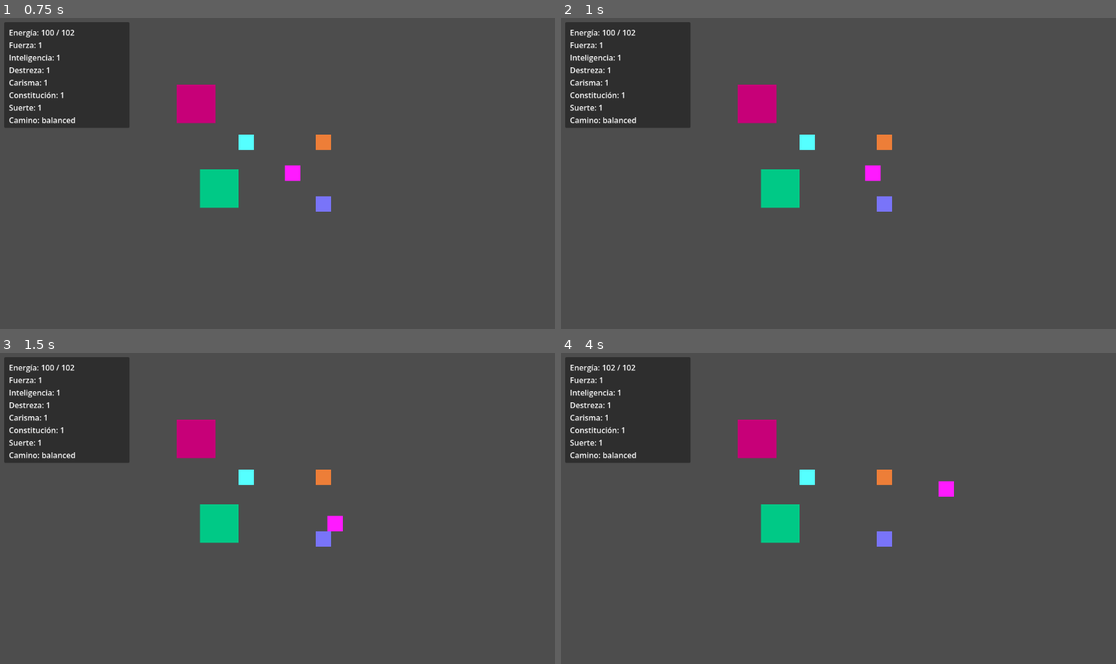
Above: before the commit, frames 1-4 (two rows, left to right).
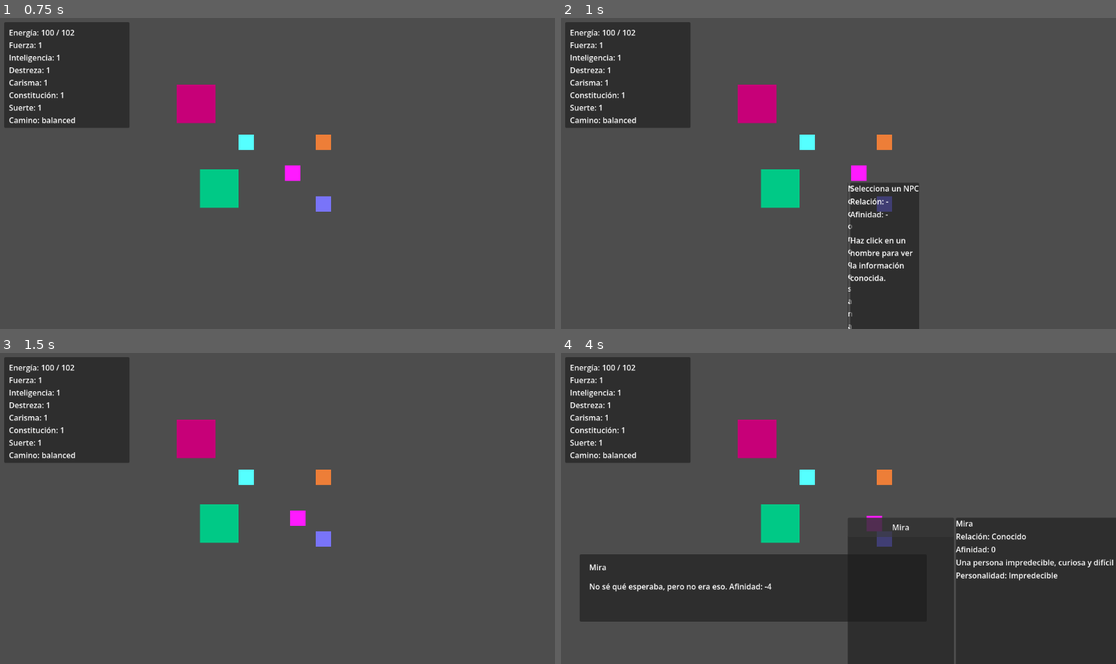
Above: after the commit, the same moments.

Repository: JoshSnowMex/another-life-project
Game: Godot game, scene res://scenes/world/world.tscn
Same seed, same stepped clock (60 frames per second), same inputs: the game is played once before the commit and once after it.
Inputs (mouse positions are in pixels of both pictures, inside the frame that each line leads up to):
- Up to frame 1 (0.75 s): tap Enter at 0.5 s; hold D (move_right) from 0.53 s (still down); tap F (interact) at 0.6 s
- Up to frame 2 (1 s): keep holding D (move_right); tap R (social_notebook, bound only after the commit) at 0.8 s
- Up to frame 3 (1.5 s): release D (move_right) at 1.28 s; hold S (move_down) from 1.28 s (still down); tap R (social_notebook, bound only after the commit) at 1.35 s
- Up to frame 4 (4 s): tap F (interact) at 1.55, 2.1, 3.8 s; tap Space at 2 s; release S (move_down) at 2.03 s; hold D (move_right) 2.03-2.75 s; tap R (social_notebook, bound only after the commit) at 2.3 s; click (899, 527) at 2.75 s, where only the run after the commit has a clickable "Mira"; tap Enter at 3.5 s; hold W (move_up) from 3.53 s (still down); tap T (next_day) at 3.6 s

Frame 1 is identical in both runs. In frame 2, 5.9% of the frame differs, in the area x 51-65%, y 47-100%; in frame 3, 0.3%; in frame 4, 32%, in the area x 3-100%, y 3-100%.

Commit message:
Polish social notebook UI and individual gift knowledge

Diff:
--- /dev/null
+++ b/data/npc_knowledge.json
@@ -0,0 +1,96 @@
+{
+	"lyria": {
+		"profile": {
+			"display_name": "Lyria",
+			"short_description": "Una persona amable que suele responder con calidez."
+		},
+		"facts": {
+			"personality": {
+				"label": "Personalidad",
+				"value": "Amable",
+				"unlock_flag": "met_lyria"
+			},
+			"loved_gift_joya": {
+				"label": "Regalo favorito descubierto",
+				"value": "Joya",
+				"unlock_flag": "lyria_knows_loved_gift_joya"
+			},
+			"liked_gift_flor": {
+				"label": "Regalo que le gusta",
+				"value": "Flor",
+				"unlock_flag": "lyria_knows_liked_gift_flor"
+			},
+			"liked_gift_libro": {
+				"label": "Regalo que le gusta",
+				"value": "Libro",
+				"unlock_flag": "lyria_knows_liked_gift_libro"
+			},
+			"disliked_gift_extrano": {
+				"label": "Regalo que no le gusta",
+				"value": "Extraño",
+				"unlock_flag": "lyria_knows_disliked_gift_extrano"
+			}
+		}
+	},
+	"doran": {
+		"profile": {
+			"display_name": "Doran",
+			"short_description": "Una persona brusca, difícil de agradar, pero no imposible."
+		},
+		"facts": {
+			"personality": {
+				"label": "Personalidad",
+				"value": "Gruñón",
+				"unlock_flag": "met_doran"
+			},
+			"loved_gift_comida": {
+				"label": "Regalo favorito descubierto",
+				"value": "Comida",
+				"unlock_flag": "doran_knows_loved_gift_comida"
+			},
+			"liked_gift_artesania": {
+				"label": "Regalo que le gusta",
+				"value": "Artesanía",
+				"unlock_flag": "doran_knows_liked_gift_artesania"
+			},
+			"disliked_gift_libro": {
+				"label": "Regalo que no le gusta",
+				"value": "Libro",
+				"unlock_flag": "doran_knows_disliked_gift_libro"
+			}
+		}
+	},
+	"mira": {
+		"profile": {
+			"display_name": "Mira",
+			"short_description": "Una persona impredecible, curiosa y difícil de leer."
+		},
+		"facts": {
+			"personality": {
+				"label": "Personalidad",
+				"value": "Impredecible",
+				"unlock_flag": "met_mira"
+			},
+			"loved_gift_libro": {
+				"label": "Regalo favorito descubierto",
+				"value": "Libro",
+				"unlock_flag": "mira_knows_loved_gift_libro"
+			},
+			"liked_gift_extrano": {
+				"label": "Regalo que le gusta",
+				"value": "Extraño",
+				"unlock_flag": "mira_knows_liked_gift_extrano"
+			},
+			"liked_gift_flor": {
+				"label": "Regalo que le gusta",
+				"value": "Flor",
+				"unlock_flag": "mira_knows_liked_gift_flor"
+			},
+			"disliked_gift_comida": {
+				"label": "Regalo que no le gusta",
+				"value": "Comida",
+				"unlock_flag": "mira_knows_disliked_gift_comida"
+			}
+		}
+	}
+}
--- /dev/null
+++ b/data/relationship_stages.json
@@ -0,0 +1,37 @@
+{
+	"stranger": {
+		"display_name": "Desconocido",
+		"min_affinity": -100,
+		"description": "Apenas se conocen."
+	},
+	"acquaintance": {
+		"display_name": "Conocido",
+		"min_affinity": 0,
+		"description": "Ya se han visto algunas veces."
+	},
+	"friendly": {
+		"display_name": "Amistad inicial",
+		"min_affinity": 20,
+		"description": "Empieza a haber confianza."
+	},
+	"friend": {
+		"display_name": "Amistad",
+		"min_affinity": 40,
+		"description": "Hay una relación estable y positiva."
+	},
+	"close_friend": {
+		"display_name": "Amistad cercana",
+		"min_affinity": 60,
+		"description": "Existe una conexión importante."
+	},
+	"romantic_interest": {
+		"display_name": "Interés romántico",
+		"min_affinity": 80,
+		"description": "La relación podría avanzar hacia romance."
+	},
+	"partner": {
+		"display_name": "Pareja",
+		"min_affinity": 100,
+		"description": "Existe una relación romántica formal."
+	}
+}
--- a/project.godot
+++ b/project.godot
@@ -24,6 +24,8 @@
 TimeSystem="*uid://b4fb7gbyyhhll"
 EventSystem="*uid://by447u8gvawe2"
 RelationshipEventSystem="*uid://uxi0vor78l4y"
+RelationshipStageSystem="*uid://bv60ao60vvkgf"
+NpcKnowledgeSystem="*uid://5jj7gu70u8br"
 SaveSystem="*uid://ddurkrmeifomn"
 
 [global_group]
@@ -77,6 +79,11 @@
 "events": [Object(InputEventKey,"resource_local_to_scene":false,"resource_name":"","device":0,"window_id":0,"alt_presse …(194 unchanged characters)…
 ]
 }
+social_notebook={
+"deadzone": 0.2,
+"events": [Object(InputEventKey,"resource_local_to_scene":false,"resource_name":"","device":0,"window_id":0,"alt_pressed":false,"shift_pressed":false,"ctrl_pressed":false,"meta_pressed":false,"pressed":false,"keycode":0,"physical_keycode":82,"key_label":0,"unicode":0,"location":0,"echo":false,"script":null)
+]
+}
 
 [physics]
 
--- /dev/null
+++ b/scenes/ui/social_notebook.tscn
@@ -0,0 +1,60 @@
+[gd_scene format=3 uid="uid://dnsphj7cbwd8h"]
+
+[ext_resource type="Script" uid="uid://bo7ljbfl63wf0" path="res://scripts/social_notebook.gd" id="1_wqk3f"]
+
+[node name="SocialNotebook" type="CanvasLayer" unique_id=153127385]
+visible = false
+script = ExtResource("1_wqk3f")
+
+[node name="Panel" type="Panel" parent="." unique_id=489504919]
+anchors_preset = 8
+anchor_left = 0.5
+anchor_top = 0.5
+anchor_right = 0.5
+anchor_bottom = 0.5
+grow_horizontal = 2
+grow_vertical = 2
+
+[node name="MarginContainer" type="MarginContainer" parent="Panel" unique_id=69377765]
+layout_mode = 0
+offset_right = 40.0
+offset_bottom = 40.0
+theme_override_constants/margin_left = 20
+theme_override_constants/margin_top = 20
+theme_override_constants/margin_right = 20
+theme_override_constants/margin_bottom = 20
+
+[node name="HBoxContainer" type="HBoxContainer" parent="Panel/MarginContainer" unique_id=1437205003]
+layout_mode = 2
+
+[node name="NpcListPanel" type="PanelContainer" parent="Panel/MarginContainer/HBoxContainer" unique_id=1753880060]
+custom_minimum_size = Vector2(0, 260)
+layout_mode = 2
+
+[node name="NpcList" type="VBoxContainer" parent="Panel/MarginContainer/HBoxContainer/NpcListPanel" unique_id=798934394]
+layout_mode = 2
+
+[node name="DetailPanel" type="PanelContainer" parent="Panel/MarginContainer/HBoxContainer" unique_id=898831558]
+custom_minimum_size = Vector2(0, 400)
+layout_mode = 2
+
+[node name="DetailMargin" type="MarginContainer" parent="Panel/MarginContainer/HBoxContainer/DetailPanel" unique_id=1315078334]
+layout_mode = 2
+
+[node name="DetailContent" type="VBoxContainer" parent="Panel/MarginContainer/HBoxContainer/DetailPanel/DetailMargin" unique_id=1093533141]
+layout_mode = 2
+
+[node name="NameLabel" type="Label" parent="Panel/MarginContainer/HBoxContainer/DetailPanel/DetailMargin/DetailContent" unique_id=701595313]
+layout_mode = 2
+
+[node name="StageLabel" type="Label" parent="Panel/MarginContainer/HBoxContainer/DetailPanel/DetailMargin/DetailContent" unique_id=2091628880]
+layout_mode = 2
+
+[node name="AffinityLabel" type="Label" parent="Panel/MarginContainer/HBoxContainer/DetailPanel/DetailMargin/DetailContent" unique_id=2122032609]
+layout_mode = 2
+
+[node name="DescriptionLabel" type="Label" parent="Panel/MarginContainer/HBoxContainer/DetailPanel/DetailMargin/DetailContent" unique_id=1107632518]
+layout_mode = 2
+
+[node name="KnownFacts" type="VBoxContainer" parent="Panel/MarginContainer/HBoxContainer/DetailPanel/DetailMargin/DetailContent" unique_id=644958282]
+layout_mode = 2
--- a/scenes/world/world.tscn
+++ b/scenes/world/world.tscn
@@ -4,6 +4,7 @@
 [ext_resource type="PackedScene" uid="uid://dav545ovdp40w" path="res://scenes/npc/lyria.tscn" id="2_sl2e5"]
 [ext_resource type="PackedScene" uid="uid://cw6b0754w6gve" path="res://scenes/ui/dialogue_box.tscn" id="3_1fp7r"]
 [ext_resource type="PackedScene" uid="uid://bpr5nrvdeu5e1" path="res://scenes/world/training_spot.tscn" id="4_6m72w"]
+[ext_resource type="PackedScene" uid="uid://dnsphj7cbwd8h" path="res://scenes/ui/social_notebook.tscn" id="5_gb53w"]
 [ext_resource type="PackedScene" uid="uid://52n3qbaaudqs" path="res://scenes/ui/stats_hud.tscn" id="5_v5dby"]
 [ext_resource type="PackedScene" uid="uid://dnb17ieah0tt5" path="res://scenes/ui/gift_menu.tscn" id="6_t5ptc"]
 [ext_resource type="PackedScene" uid="uid://dtce8cgg4esew" path="res://scenes/npc/doran.tscn" id="7_bq33v"]
@@ -22,6 +23,8 @@
 
 [node name="GiftMenu" parent="." unique_id=2015441141 instance=ExtResource("6_t5ptc")]
 
+[node name="SocialNotebook" parent="." unique_id=153127385 instance=ExtResource("5_gb53w")]
+
 [node name="Lyria" parent="." unique_id=561795434 instance=ExtResource("2_sl2e5")]
 position = Vector2(-64, -64)
 
--- a/scripts/npc.gd
+++ b/scripts/npc.gd
@@ -45,6 +45,7 @@
 
 func interact() -> void:
 	var dialogue_box = get_tree().current_scene.get_node("DialogueBox")
+	NpcKnowledgeSystem.mark_npc_met(npc_id)
 
 	var relationship_event: Dictionary = RelationshipEventSystem.get_available_event_for_npc(npc_id)
 
@@ -253,6 +254,7 @@
 	RelationshipSystem.mark_gift_received_today(npc_id)
 
 	var affinity_change: int = calculate_gift_affinity_change(gift_type)
+	unlock_gift_knowledge(gift_type, affinity_change)
 	var new_affinity: int = RelationshipSystem.add_affinity(npc_id, affinity_change)
 
 	if affinity_change >= 6:
@@ -310,3 +312,11 @@
 
 func can_receive_gift() -> bool:
 	return not RelationshipSystem.has_received_gift_today(npc_id)
+
+func unlock_gift_knowledge(gift_type: String, affinity_change: int) -> void:
+	if loved_gifts.has(gift_type):
+		NpcKnowledgeSystem.unlock_fact(npc_id, "loved_gift_" + gift_type)
+	elif liked_gifts.has(gift_type):
+		NpcKnowledgeSystem.unlock_fact(npc_id, "liked_gift_" + gift_type)
+	elif disliked_gifts.has(gift_type):
+		NpcKnowledgeSystem.unlock_fact(npc_id, "disliked_gift_" + gift_type)
--- a/scripts/player.gd
+++ b/scripts/player.gd
@@ -8,6 +8,7 @@
 func _physics_process(_delta: float) -> void:
 	var dialogue_box = get_tree().current_scene.get_node("DialogueBox")
 	var gift_menu = get_tree().current_scene.get_node("GiftMenu")
+	var social_notebook = get_tree().current_scene.get_node("SocialNotebook")
 
 	if Input.is_action_just_pressed("interact"):
 		if dialogue_box.is_open():
@@ -21,7 +22,10 @@
 		else:
 			gift_menu.close_menu()
 
-	if dialogue_box.is_open() or gift_menu.visible:
+	if Input.is_action_just_pressed("social_notebook"):
+		social_notebook.toggle_notebook()
+
+	if dialogue_box.is_open() or gift_menu.visible or social_notebook.visible:
 		velocity = Vector2.ZERO
 		move_and_slide()
 		return
--- /dev/null
+++ b/scripts/social_notebook.gd
@@ -0,0 +1,130 @@
+extends CanvasLayer
+
+var selected_npc_id: String = ""
+
+@onready var npc_list_container: VBoxContainer = $Panel/MarginContainer/HBoxContainer/NpcListPanel/NpcList
+@onready var detail_name_label: Label = $Panel/MarginContainer/HBoxContainer/DetailPanel/DetailMargin/DetailContent/NameLabel
+@onready var detail_stage_label: Label = $Panel/MarginContainer/HBoxContainer/DetailPanel/DetailMargin/DetailContent/StageLabel
+@onready var detail_affinity_label: Label = $Panel/MarginContainer/HBoxContainer/DetailPanel/DetailMargin/DetailContent/AffinityLabel
+@onready var detail_description_label: Label = $Panel/MarginContainer/HBoxContainer/DetailPanel/DetailMargin/DetailContent/DescriptionLabel
+@onready var known_facts_container: VBoxContainer = $Panel/MarginContainer/HBoxContainer/DetailPanel/DetailMargin/DetailContent/KnownFacts
+
+func _ready() -> void:
+	visible = false
+	clear_details()
+
+func open_notebook() -> void:
+	selected_npc_id = ""
+	refresh_notebook()
+	visible = true
+
+func close_notebook() -> void:
+	visible = false
+
+func toggle_notebook() -> void:
+	if visible:
+		close_notebook()
+	else:
+		open_notebook()
+
+func refresh_notebook() -> void:
+	clear_npc_list()
+	clear_details()
+
+	var known_npcs: Array[String] = NpcKnowledgeSystem.get_known_npcs()
+
+	if known_npcs.is_empty():
+		add_empty_list_label("No conoces a nadie todavía.")
+		return
+
+	for npc_id in known_npcs:
+		add_npc_button(npc_id)
+
+func clear_npc_list() -> void:
+	for child in npc_list_container.get_children():
+		child.queue_free()
+
+func add_empty_list_label(text: String) -> void:
+	var label := Label.new()
+	label.text = text
+	label.autowrap_mode = TextServer.AUTOWRAP_WORD_SMART
+	npc_list_container.add_child(label)
+
+func add_npc_button(npc_id: String) -> void:
+	var profile_data: Dictionary = NpcKnowledgeSystem.get_profile_data(npc_id)
+	var display_name: String = str(profile_data.get("display_name", npc_id))
+
+	var button := Button.new()
+	button.text = display_name
+	button.custom_minimum_size = Vector2(220, 40)
+	button.modulate = get_relationship_color(npc_id)
+	button.pressed.connect(func(): show_npc_details(npc_id))
+
+	npc_list_container.add_child(button)
+
+func get_relationship_color(npc_id: String) -> Color:
+	var affinity: int = RelationshipSystem.get_affinity(npc_id)
+
+	if affinity < 0:
+		return Color(1.0, 0.45, 0.45)
+	elif affinity < 20:
+		return Color(1.0, 1.0, 1.0)
+	elif affinity < 40:
+		return Color(1.0, 0.9, 0.45)
+	elif affinity < 60:
+		return Color(0.55, 1.0, 0.55)
+	elif affinity < 80:
+		return Color(0.45, 0.85, 1.0)
+	else:
+		return Color(1.0, 0.55, 0.9)
+
+func show_npc_details(npc_id: String) -> void:
+	selected_npc_id = npc_id
+
+	var profile_data: Dictionary = NpcKnowledgeSystem.get_profile_data(npc_id)
+	var display_name: String = str(profile_data.get("display_name", npc_id))
+	var short_description: String = str(profile_data.get("short_description", ""))
+
+	var affinity: int = RelationshipSystem.get_affinity(npc_id)
+	var stage_data: Dictionary = RelationshipStageSystem.get_stage_for_npc(npc_id)
+
+	detail_name_label.text = display_name
+	detail_stage_label.text = "Relación: " + str(stage_data.get("display_name", "Desconocido"))
+	detail_affinity_label.text = "Afinidad: " + str(affinity)
+	detail_description_label.text = short_description
+
+	refresh_known_facts(npc_id)
+
+func refresh_known_facts(npc_id: String) -> void:
+	for child in known_facts_container.get_children():
+		child.queue_free()
+
+	var known_facts: Array[Dictionary] = NpcKnowledgeSystem.get_known_facts(npc_id)
+
+	if known_facts.is_empty():
+		var label := Label.new()
+		label.text = "Aún no conoces datos personales."
+		label.autowrap_mode = TextServer.AUTOWRAP_WORD_SMART
+		known_facts_container.add_child(label)
+		return
+
+	for fact_data in known_facts:
+		var label_text: String = str(fact_data.get("label", "Dato")) + ": " + str(fact_data.get("value", ""))
+		var label := Label.new()
+		label.text = label_text
+		label.autowrap_mode = TextServer.AUTOWRAP_WORD_SMART
+		known_facts_container.add_child(label)
+
+func clear_details() -> void:
+	detail_name_label.text = "Selecciona un NPC"
+	detail_stage_label.text = "Relación: -"
+	detail_affinity_label.text = "Afinidad: -"
+	detail_description_label.text = ""
+
+	for child in known_facts_container.get_children():
+		child.queue_free()
+
+	var label := Label.new()
+	label.text = "Haz click en un nombre para ver la información conocida."
+	label.autowrap_mode = TextServer.AUTOWRAP_WORD_SMART
+	known_facts_container.add_child(label)
--- a/systems/dialogue_database.gd
+++ b/systems/dialogue_database.gd
@@ -4,11 +4,15 @@
 const NPC_PROFILES_PATH: String = "res://data/npcs.json"
 const ITEMS_PATH: String = "res://data/items.json"
 const RELATIONSHIP_EVENTS_PATH: String = "res://data/relationship_events.json"
+const RELATIONSHIP_STAGES_PATH: String = "res://data/relationship_stages.json"
+const NPC_KNOWLEDGE_PATH: String = "res://data/npc_knowledge.json"
 
 var npc_personality_dialogues: Dictionary = {}
 var npc_profiles: Dictionary = {}
 var items: Dictionary = {}
 var relationship_events: Dictionary = {}
+var relationship_stages: Dictionary = {}
+var npc_knowledge: Dictionary = {}
 
 func _ready() -> void:
 	load_all_data()
@@ -18,6 +22,8 @@
 	load_npc_profiles()
 	load_items()
 	load_relationship_events()
+	load_relationship_stages()
+	load_npc_knowledge()
 
 func load_npc_personality_dialogues() -> void:
 	npc_personality_dialogues = load_json_file(NPC_PERSONALITY_DIALOGUES_PATH)
@@ -30,6 +36,12 @@
 
 func load_relationship_events() -> void:
 	relationship_events = load_json_file(RELATIONSHIP_EVENTS_PATH)
+
+func load_relationship_stages() -> void:
+	relationship_stages = load_json_file(RELATIONSHIP_STAGES_PATH)
+
+func load_npc_knowledge() -> void:
+	npc_knowledge = load_json_file(NPC_KNOWLEDGE_PATH)
 
 func load_json_file(path: String) -> Dictionary:
 	if not FileAccess.file_exists(path):
@@ -127,3 +139,15 @@
 			result[event_id] = event_data
 
 	return result
+
+func get_relationship_stages() -> Dictionary:
+	return relationship_stages.duplicate(true)
+
+func get_npc_knowledge() -> Dictionary:
+	return npc_knowledge.duplicate(true)
+
+func get_npc_knowledge_data(npc_id: String) -> Dictionary:
+	if not npc_knowledge.has(npc_id):
+		return {}
+
+	return npc_knowledge[npc_id].duplicate(true)
--- /dev/null
+++ b/systems/npc_knowledge_system.gd
@@ -0,0 +1,86 @@
+extends Node
+
+func mark_npc_met(npc_id: String) -> void:
+	EventSystem.set_flag(get_met_flag_id(npc_id), true)
+
+func has_met_npc(npc_id: String) -> bool:
+	return EventSystem.has_flag(get_met_flag_id(npc_id))
+
+func get_met_flag_id(npc_id: String) -> String:
+	return "met_" + npc_id
+
+func unlock_fact(npc_id: String, fact_id: String) -> void:
+	var fact_data: Dictionary = get_fact_data(npc_id, fact_id)
+
+	if fact_data.is_empty():
+		return
+
+	var unlock_flag: String = str(fact_data.get("unlock_flag", ""))
+
+	if unlock_flag == "":
+		return
+
+	EventSystem.set_flag(unlock_flag, true)
+
+func is_fact_unlocked(npc_id: String, fact_id: String) -> bool:
+	var fact_data: Dictionary = get_fact_data(npc_id, fact_id)
+
+	if fact_data.is_empty():
+		return false
+
+	var unlock_flag: String = str(fact_data.get("unlock_flag", ""))
+
+	if unlock_flag == "":
+		return false
+
+	return EventSystem.has_flag(unlock_flag)
+
+func get_known_npcs() -> Array[String]:
+	var result: Array[String] = []
+	var all_knowledge: Dictionary = DialogueDatabase.get_npc_knowledge()
+
+	for npc_id in all_knowledge.keys():
+		if has_met_npc(str(npc_id)):
+			result.append(str(npc_id))
+
+	return result
+
+func get_profile_data(npc_id: String) -> Dictionary:
+	var npc_data: Dictionary = DialogueDatabase.get_npc_knowledge_data(npc_id)
+
+	if npc_data.is_empty():
+		return {}
+
+	return npc_data.get("profile", {})
+
+func get_fact_data(npc_id: String, fact_id: String) -> Dictionary:
+	var npc_data: Dictionary = DialogueDatabase.get_npc_knowledge_data(npc_id)
+
+	if npc_data.is_empty():
+		return {}
+
+	var facts: Dictionary = npc_data.get("facts", {})
+
+	if not facts.has(fact_id):
+		return {}
+
+	return facts[fact_id]
+
+func get_known_facts(npc_id: String) -> Array[Dictionary]:
+	var result: Array[Dictionary] = []
+	var npc_data: Dictionary = DialogueDatabase.get_npc_knowledge_data(npc_id)
+
+	if npc_data.is_empty():
+		return result
+
+	var facts: Dictionary = npc_data.get("facts", {})
+
+	for fact_id in facts.keys():
+		if not is_fact_unlocked(npc_id, str(fact_id)):
+			continue
+
+		var fact_data: Dictionary = facts[fact_id].duplicate(true)
+		fact_data["fact_id"] = str(fact_id)
+		result.append(fact_data)
+
+	return result
--- a/systems/relationship_event_system.gd
+++ b/systems/relationship_event_system.gd
@@ -50,6 +50,4 @@
 	return str(event_data.get("text", ""))
 
 func get_event_title(event_data: Dictionary) -> String:
-	return str(event_data.get("title", "Evento"))# Called every frame. 'delta' is the elapsed time since the previous frame.
-func _process(delta: float) -> void:
-	pass
+	return str(event_data.get("title", "Evento"))
--- /dev/null
+++ b/systems/relationship_stage_system.gd
@@ -0,0 +1,39 @@
+extends Node
+
+func get_stage_for_affinity(affinity: int) -> Dictionary:
+	var stages: Dictionary = DialogueDatabase.get_relationship_stages()
+	var best_stage_id: String = ""
+	var best_stage_data: Dictionary = {}
+	var best_min_affinity: int = -999999
+
+	for stage_id in stages.keys():
+		var stage_data: Dictionary = stages[stage_id]
+		var min_affinity: int = int(stage_data.get("min_affinity", 0))
+
+		if affinity >= min_affinity and min_affinity > best_min_affinity:
+			best_stage_id = stage_id
+			best_stage_data = stage_data.duplicate(true)
+			best_min_affinity = min_affinity
+
+	if best_stage_data.is_empty():
+		return {
+			"stage_id": "unknown",
+			"display_name": "Desconocido",
+			"min_affinity": 0,
+			"description": "No hay información de relación."
+		}
+
+	best_stage_data["stage_id"] = best_stage_id
+	return best_stage_data
+
+func get_stage_for_npc(npc_id: String) -> Dictionary:
+	var affinity: int = RelationshipSystem.get_affinity(npc_id)
+	return get_stage_for_affinity(affinity)
+
+func get_stage_display_name_for_npc(npc_id: String) -> String:
+	var stage_data: Dictionary = get_stage_for_npc(npc_id)
+	return str(stage_data.get("display_name", "Desconocido"))
+
+func get_stage_description_for_npc(npc_id: String) -> String:
+	var stage_data: Dictionary = get_stage_for_npc(npc_id)
+	return str(stage_data.get("description", ""))
Not shown, added: scripts/social_notebook.gd.uid
Not shown, added: systems/npc_knowledge_system.gd.uid
Not shown, added: systems/relationship_stage_system.gd.uid
